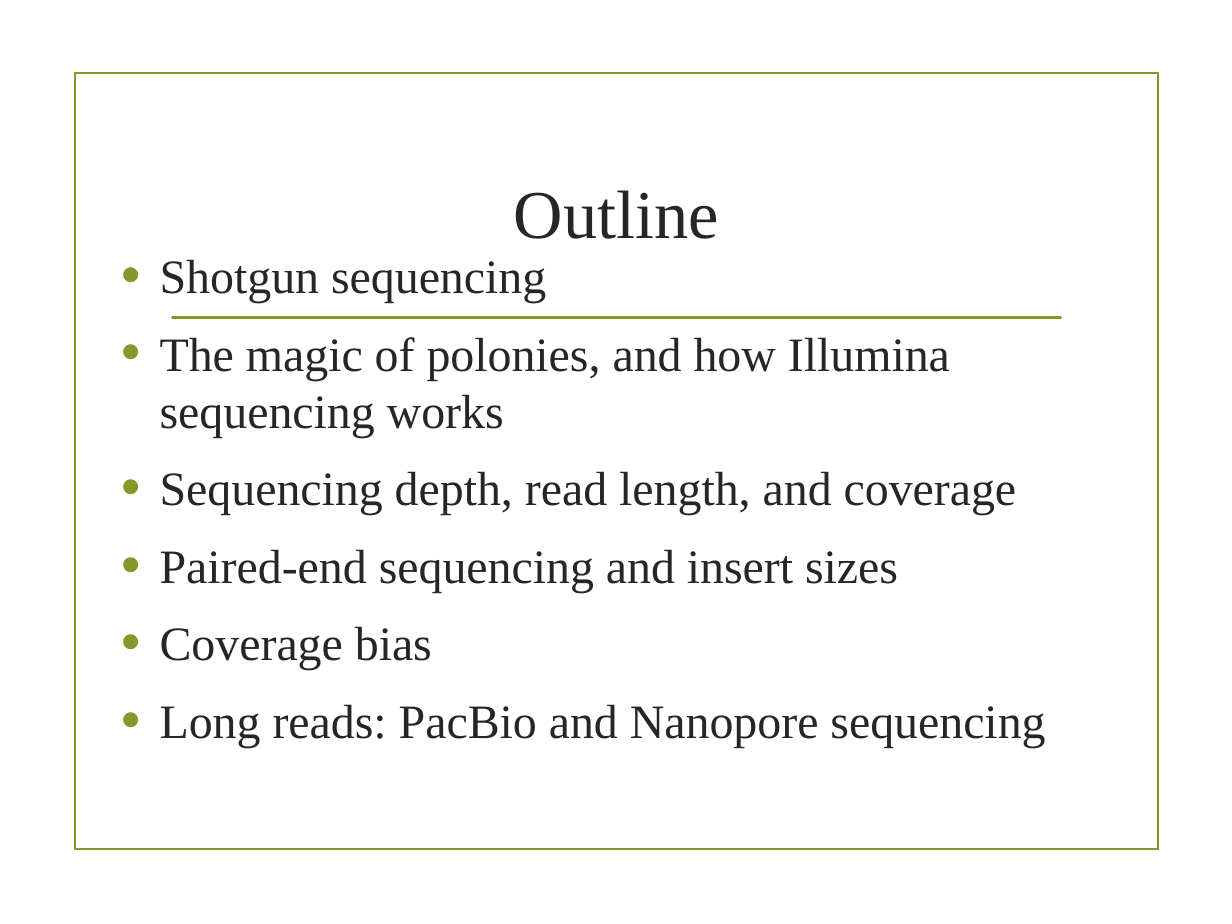
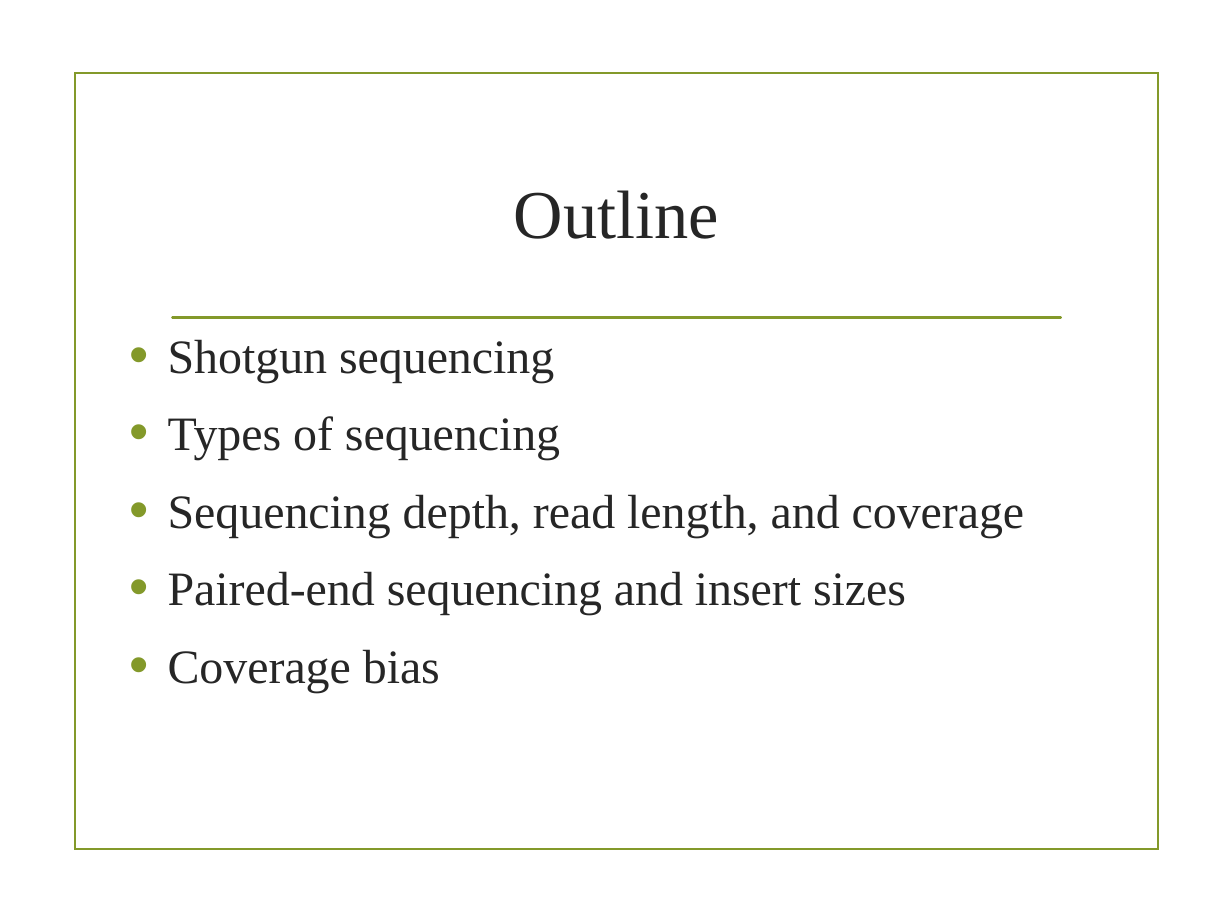
Before and after one commit to ngs-docs/angus, a slide deck: slide 7 of _static/2016-lecture2-sequencing.pptx. Drawn at 1232x924 pixels with LibreOffice and Linux fonts; fonts in the diff are those of the drawing; background and template pictures are left out. Boxes give left, top, right and bottom in pixels: in the first picture for what was removed or moved away, otherwise in the second. Text is boxed around its words. In the diff, an @@ line names an element or a change of style, - is before the commit and + after.

```diff
--- a/_static/2016-lecture2-sequencing.pptx
+++ b/_static/2016-lecture2-sequencing.pptx
@@ text "Shotgun sequencing": place and size @@
-text "Shotgun sequencing" at (160, 259, 1045, 747)
+text "Shotgun sequencing" at (168, 339, 1025, 693)
@@ text at (168, 416, 560, 460): text changed @@
-• The magic of polonies, and how Illumina sequencing works
+• Types of sequencing
@@ text at (160, 704, 1045, 747): paragraph removed @@
-• Long reads: PacBio and Nanopore sequencing
```
Also in this commit, not shown: 3 other slides changed, 1 other file.
